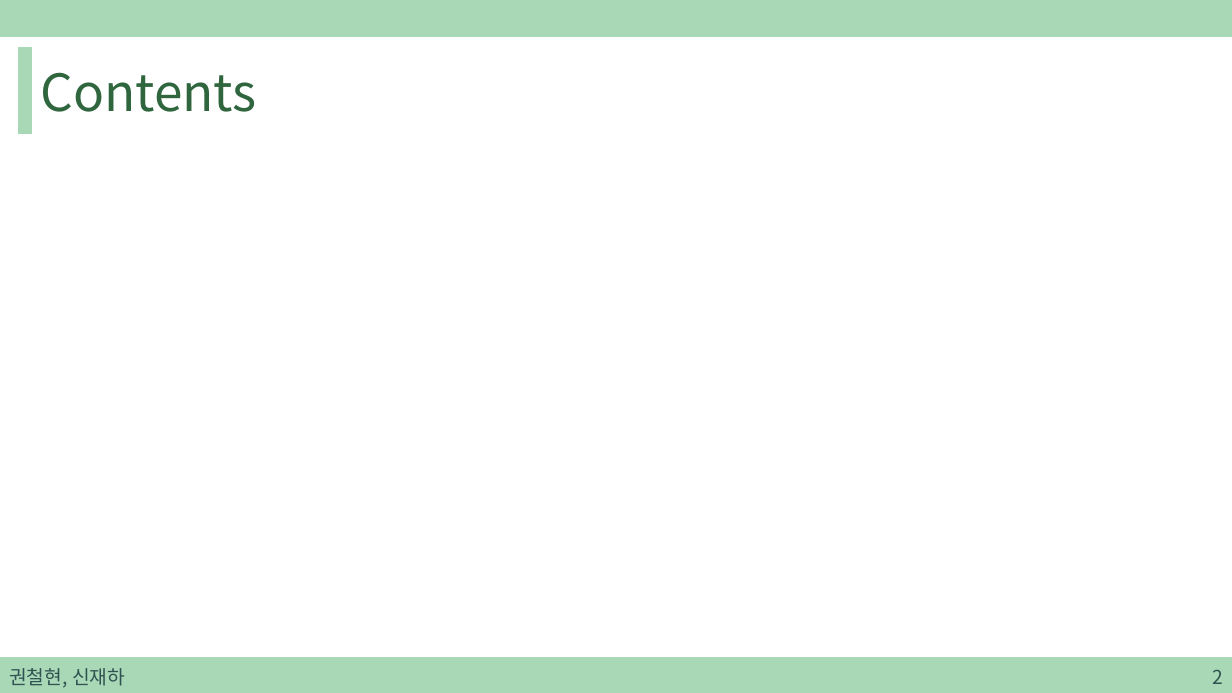
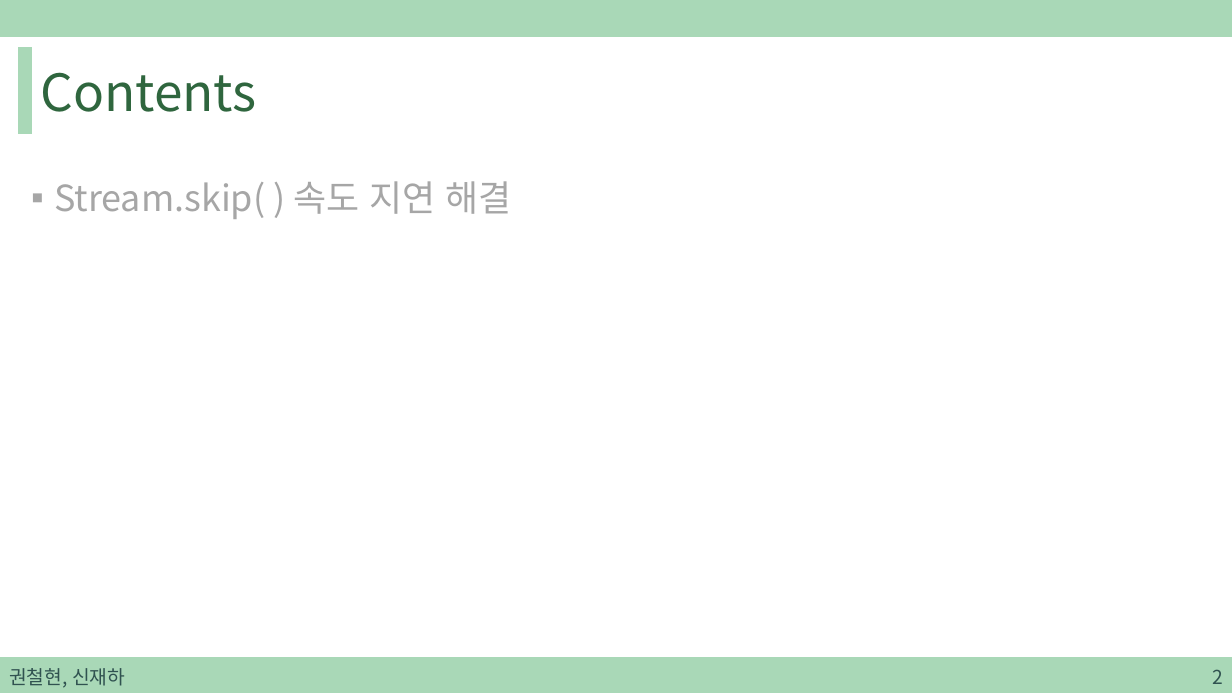
Before and after one commit to sjh4287/capston, a slide deck: slide 2 of 2022.02.18/권철현,신재하.pptx. Drawn at 1232x693 pixels with LibreOffice and Linux fonts; fonts in the diff are those of the drawing. Boxes give left, top, right and bottom in pixels: in the first picture for what was removed or moved away, otherwise in the second. Text is boxed around its words. In the diff, an @@ line names an element or a change of style, - is before the commit and + after.

```diff
--- a/2022.02.18/권철현,신재하.pptx
+++ b/2022.02.18/권철현,신재하.pptx
@@ text added at <box>54,181,511,219</box>, 28 pt, text #A6A6A6 @@
+▪ Stream.skip( ) 속도 지연 해결
```
Also in this commit, not shown: 3 slides added.
